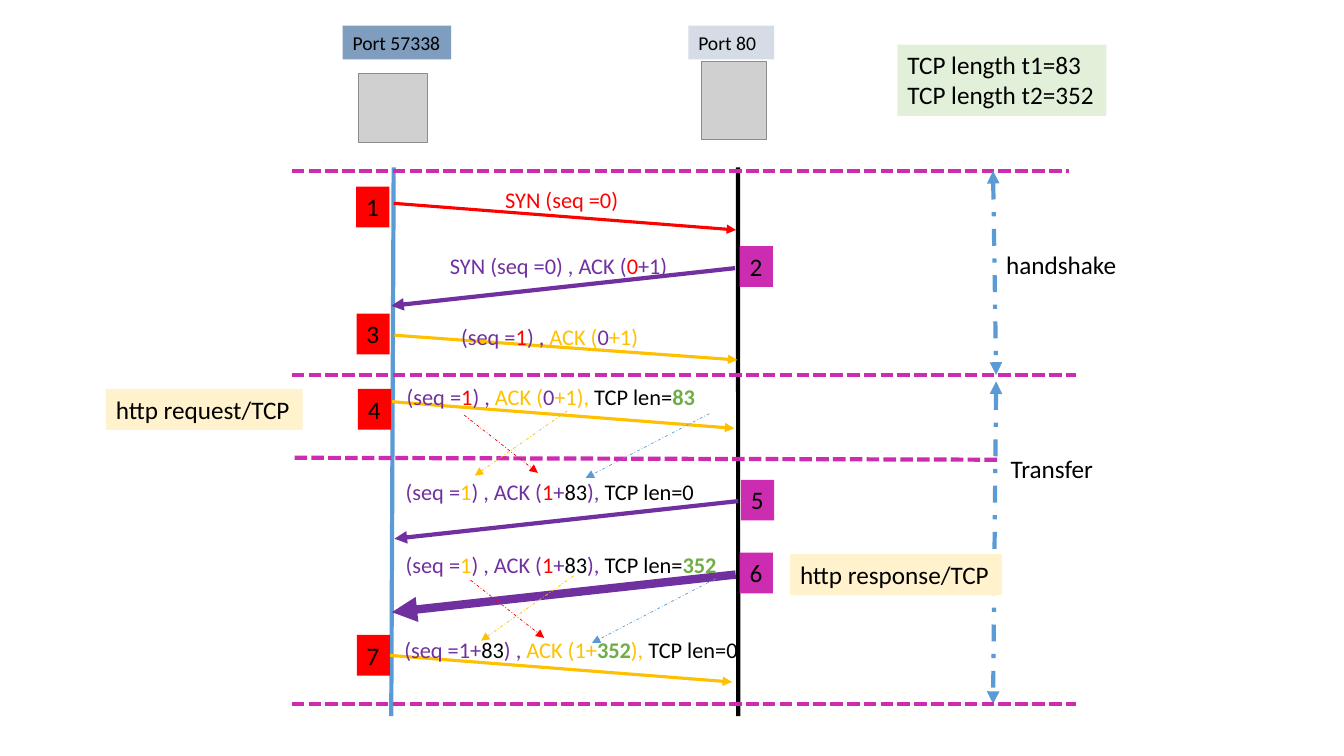
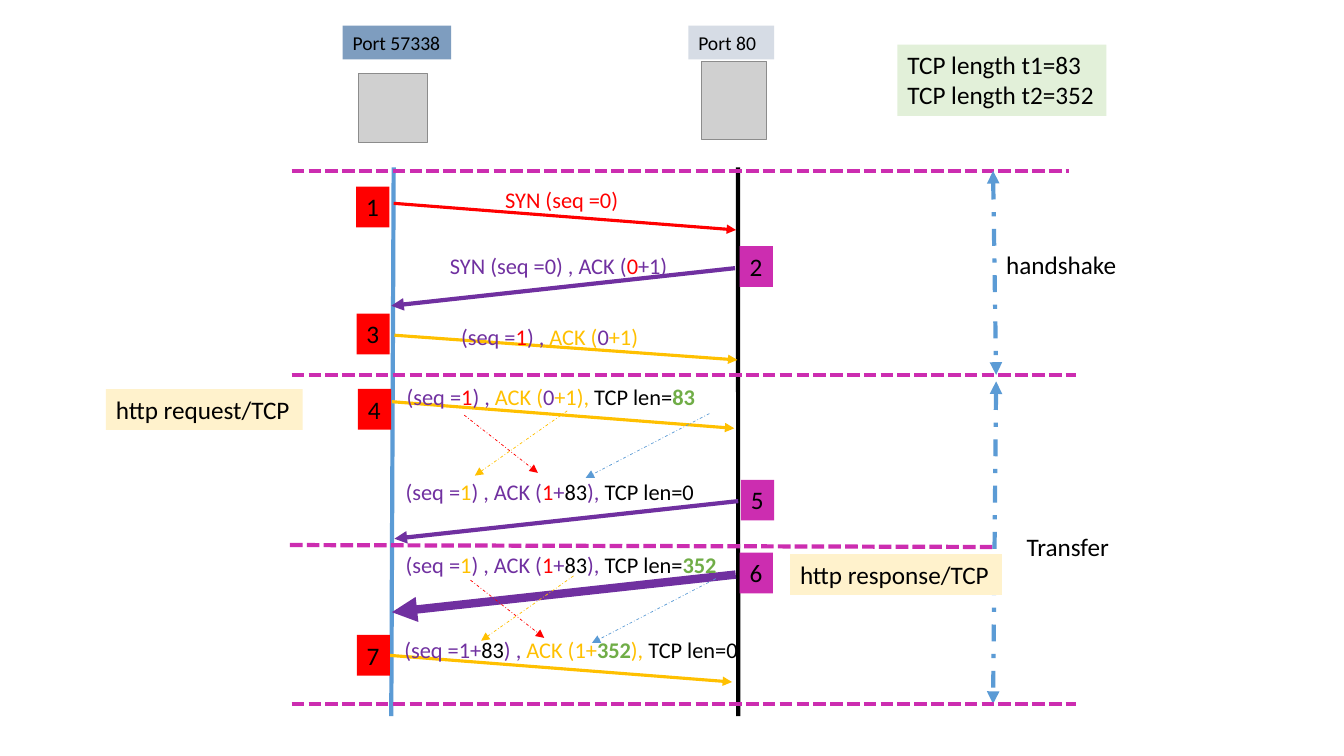
Before and after one commit to frankwxu/digital-forensics-lab, a slide deck: slide 22 of Illegal_Possession_Images/HTTP_Wireshark_Forensics_1_text.pptx (slide 21 before the commit). Drawn at 1344x756 pixels with LibreOffice and Linux fonts; fonts in the diff are those of the drawing; grey boxes stand for pictures; background and template pictures are left out. Boxes give left, top, right and bottom in pixels: in the first picture for what was removed or moved away, otherwise in the second. Text is boxed around its words. In the diff, an @@ line names an element or a change of style, - is before the commit and + after.

```diff
--- a/Illegal_Possession_Images/HTTP_Wireshark_Forensics_1_text.pptx
+++ b/Illegal_Possession_Images/HTTP_Wireshark_Forensics_1_text.pptx
@@ text "Transfer": place and size @@
-text "Transfer" at box(1011, 460, 1093, 479)
+text "Transfer" at box(1027, 538, 1109, 557)
@@ line moved from (294, 458) - (998, 460) to (290, 545) - (993, 547) @@
```
Also in this commit, not shown: 2 other slides changed, 2 slides added, 1 slide removed.
